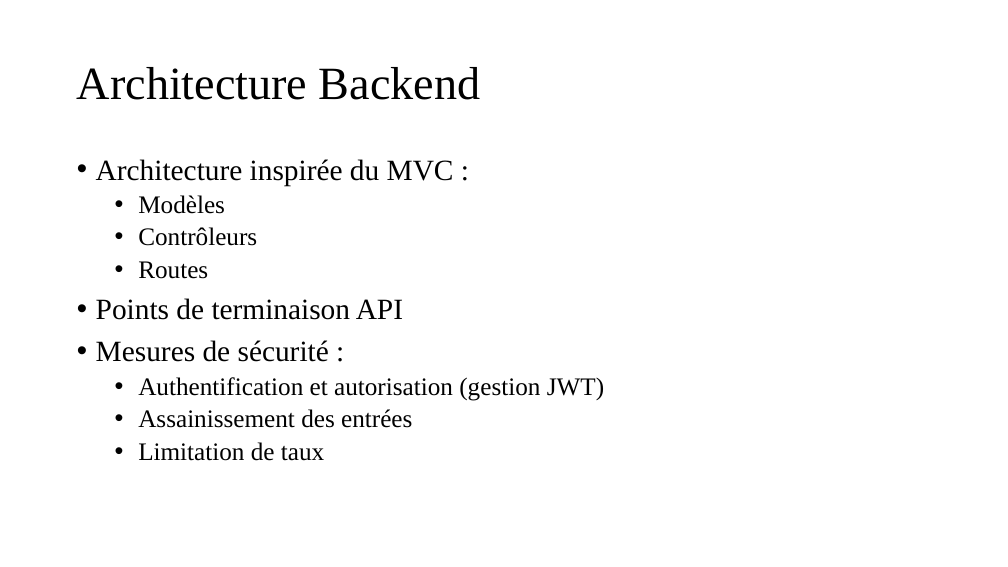
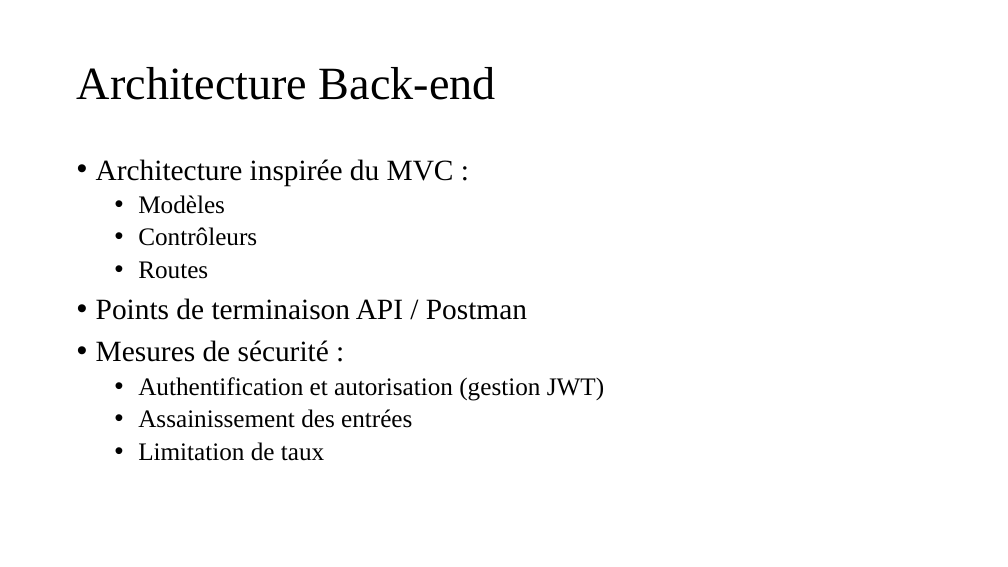
Before and after one commit to EsFrost/m2i_projet, a slide deck: slide 7 of to_send/presentation_fr.pptx (slide 5 before the commit). Drawn at 1008x567 pixels with LibreOffice and Linux fonts; fonts in the diff are those of the drawing. Boxes give left, top, right and bottom in pixels: in the first picture for what was removed or moved away, otherwise in the second. Text is boxed around its words. In the diff, an @@ line names an element or a change of style, - is before the commit and + after.

```diff
--- a/to_send/presentation_fr.pptx
+++ b/to_send/presentation_fr.pptx
@@ title at <box>77,67,496,100</box>: text changed @@
-Architecture Backend
+Architecture Back-end
@@ text at <box>96,298,527,320</box>: text changed @@
-• Points de terminaison API
+• Points de terminaison API / Postman
```
Also in this commit, not shown: 8 other slides changed, 2 slides added.
